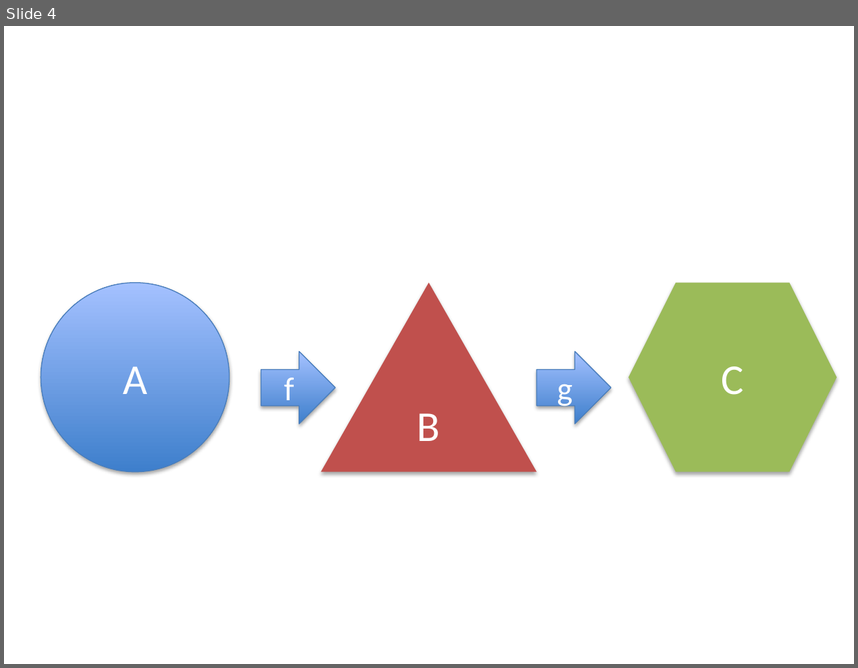
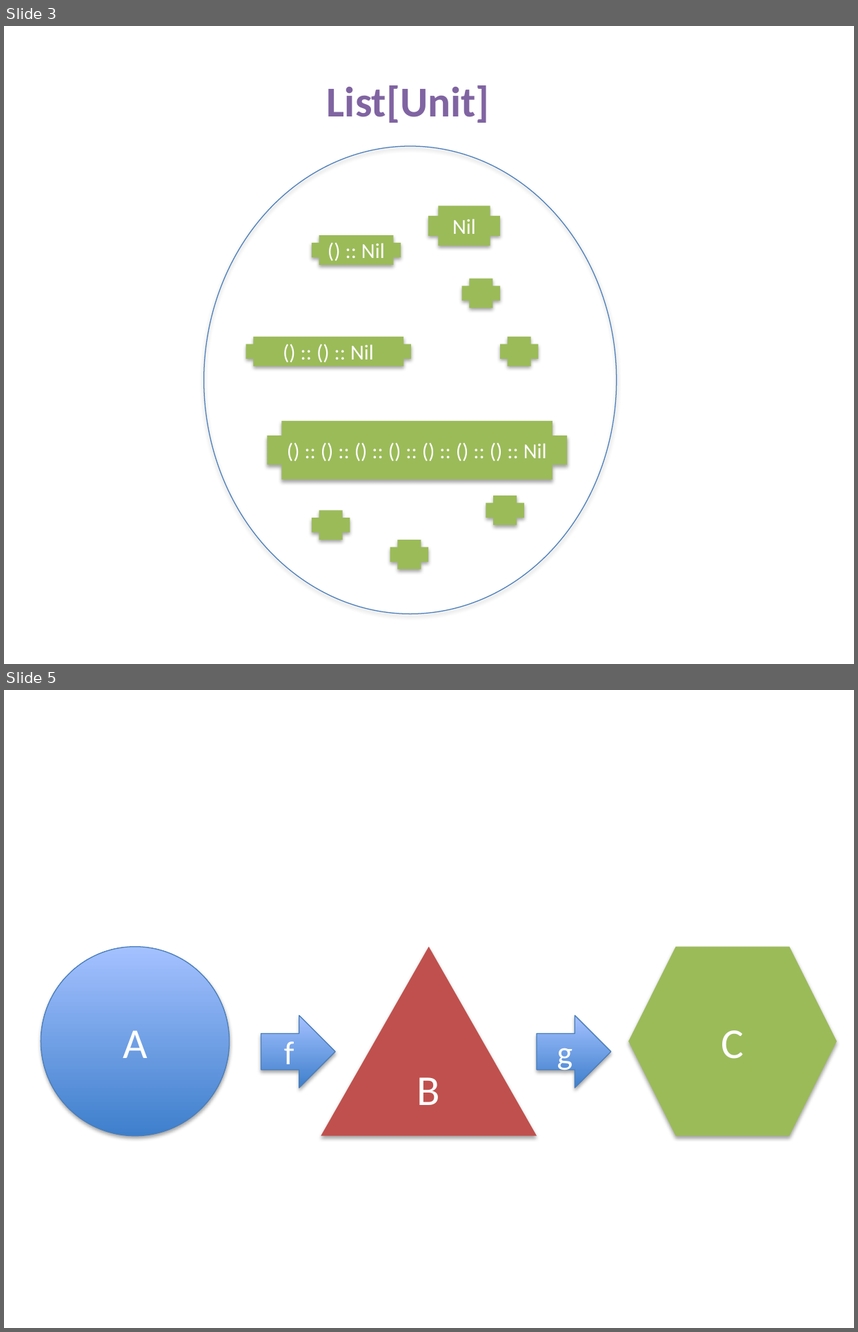
Before and after one commit to fp-tower/foundations, a slide deck: Diagrams.pptx. Shown one above the other, each under a label of ours: slide 4 before the commit, slides 3 and 5 after it; the slides between them are not shown. The pictures are 858x668 and 858x1332 pixels, drawn with LibreOffice and Linux fonts; fonts in the diff are those of the drawing. Boxes give left, top, right and bottom in pixels: in the first picture for what was removed or moved away, otherwise in the second. Text is boxed around its words. In the diff, an @@ line names an element or a change of style, - is before the commit and + after.

```diff
--- a/Diagrams.pptx
+++ b/Diagrams.pptx
@@ slide 3 added at (4, 26, 854, 664), background #FFFFFF @@
@@ text added at (327, 85, 490, 123), 36 pt, text #8064A2, bold @@
+List[Unit]
@@ ellipse added at (204, 146, 616, 613), outline #4B7EBC 0.75 pt @@
@@ plus added at (428, 205, 499, 245), fill #9BBB59, 18 pt, text #FFFFFF @@
+Nil
@@ plus added at (312, 235, 401, 265), fill #9BBB59, 18 pt, text #FFFFFF @@
+() :: Nil
@@ plus added at (462, 279, 500, 308), fill #9BBB59 @@
@@ plus added at (246, 336, 411, 366), fill #9BBB59, 18 pt, text #FFFFFF @@
+() :: () :: Nil
@@ plus added at (500, 336, 539, 366), fill #9BBB59 @@
@@ plus added at (268, 421, 568, 479), fill #9BBB59, 18 pt, text #FFFFFF @@
+() :: () :: () :: () :: () :: () :: () :: Nil
@@ plus added at (486, 495, 524, 525), fill #9BBB59 @@
@@ plus added at (312, 510, 350, 539), fill #9BBB59 @@
@@ plus added at (390, 539, 428, 569), fill #9BBB59 @@
@@ what was slide 4 is now slide 5 @@
```
Also in this commit, not shown: 4 slides changed, 39 other slides added, 1 slide removed, 8 other files.
